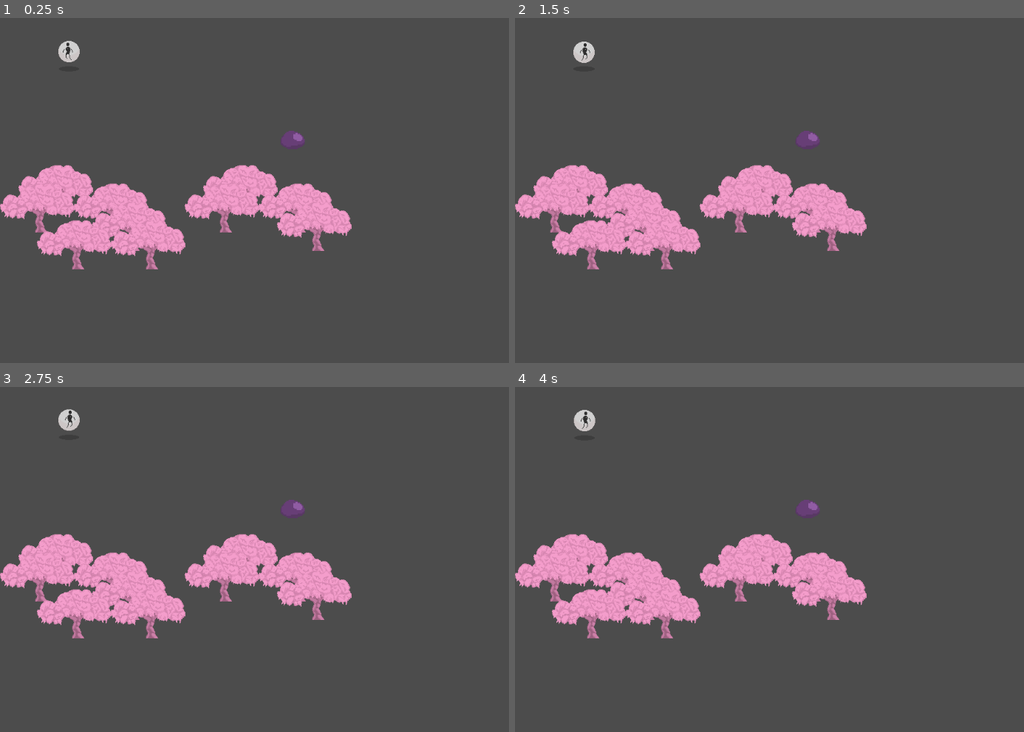
Above: before the commit, frames 1-4 (two rows, left to right).
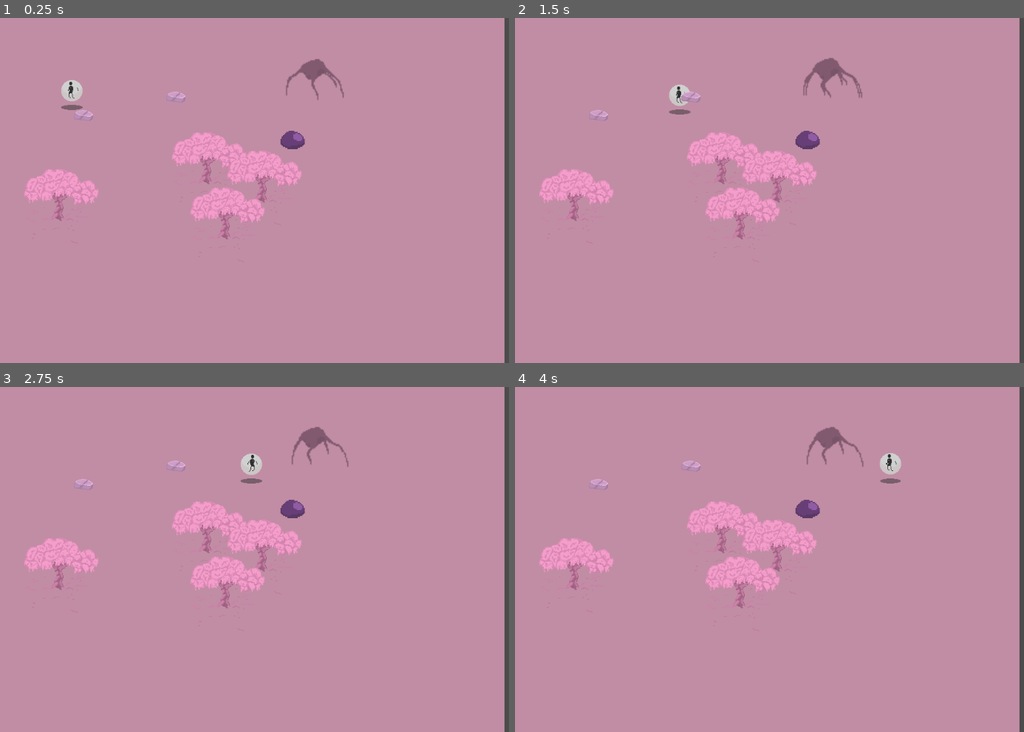
Above: after the commit, the same moments.

Repository: mercouriu/RosyHackathon
Game: Godot game, scene res://TestLocation222.tscn
Same seed, same stepped clock (60 frames per second), same inputs: the game is played once before the commit and once after it. This scene is started directly instead of the project's main scene.
Inputs:
- Up to frame 1 (0.25 s): no input
- Up to frame 2 (1.5 s): hold Right (ui_right) 0.53-1.28 s; hold Space (ui_probel, bound only after the commit) 0.53-1.28 s; tap Space (ui_probel, bound only after the commit) at 1.35 s
- Up to frame 3 (2.75 s): hold Right (ui_right) from 2.03 s (still down); hold Space (ui_probel, bound only after the commit) from 2.03 s (still down)
- Up to frame 4 (4 s): release Space (ui_probel, bound only after the commit) at 2.78 s; tap Space (ui_probel, bound only after the commit) at 2.85 s; release Right (ui_right) at 3.53 s; hold Space (ui_probel, bound only after the commit) from 3.53 s (still down)

The runs differ from the first frame. In frame 1, 96% of the frame differs, in the area x 0-100%, y 0-100%; in frame 2, 96%; in frame 3, 96%; in frame 4, 96%.
Error before the commit: Invalid type in function 'move_and_slide' in base 'KinematicBody2D (player.gd)'. Cannot convert argument 1 from int to Vector2. (res://player.gd:19)

Commit message:
Add files via upload

Diff:
--- a/Project/TestLocation.tscn
+++ b/Project/TestLocation.tscn
@@ -1,10 +1,16 @@
-[gd_scene load_steps=8 format=2]
+[gd_scene load_steps=15 format=2]
 
 [ext_resource path="res://player.gd" type="Script" id=1]
-[ext_resource path="res://sprite/Player/MA1.jpg.png" type="Texture" id=2]
-[ext_resource path="res://sprite/Player/MA2.jpg.png" type="Texture" id=3]
-[ext_resource path="res://sprite/Player/MA3.png" type="Texture" id=4]
-[ext_resource path="res://sprite/Player/MA4.png" type="Texture" id=5]
+[ext_resource path="res://sprite/Player/MA11.jpg.png" type="Texture" id=2]
+[ext_resource path="res://sprite/Player/MA22.png" type="Texture" id=3]
+[ext_resource path="res://sprite/Player/MA33.png" type="Texture" id=4]
+[ext_resource path="res://sprite/Player/MA44.png" type="Texture" id=5]
+[ext_resource path="res://sprite/Player/arms/fight/ManFight1.png" type="Texture" id=6]
+[ext_resource path="res://sprite/Player/arms/fight/ManFight2.png" type="Texture" id=7]
+[ext_resource path="res://sprite/Player/arms/fight/ManFight3.png" type="Texture" id=8]
+[ext_resource path="res://sprite/Player/arms/fight/ManFight4.png" type="Texture" id=9]
+[ext_resource path="res://sprite/Player/arms/ArmsStay2.png" type="Texture" id=10]
+[ext_resource path="res://sprite/Player/arms/ArmsStay.png" type="Texture" id=11]
 
 [sub_resource type="SpriteFrames" id=3]
 animations = [ {
@@ -19,8 +25,31 @@
 "speed": 5.0
 } ]
 
+[sub_resource type="SpriteFrames" id=5]
+animations = [ {
+"frames": [ ExtResource( 6 ), ExtResource( 7 ), ExtResource( 8 ), ExtResource( 9 ), ExtResource( 7 ) ],
+"loop": true,
+"name": "fight1",
+"speed": 5.0
+}, {
+"frames": [  ],
+"loop": true,
+"name": "fight2",
+"speed": 5.0
+}, {
+"frames": [ ExtResource( 10 ), ExtResource( 11 ), ExtResource( 11 ), ExtResource( 10 ), ExtResource( 11 ) ],
+"loop": true,
+"name": "run",
+"speed": 5.0
+}, {
+"frames": [ ExtResource( 11 ), ExtResource( 10 ) ],
+"loop": true,
+"name": "def",
+"speed": 5.0
+} ]
+
 [sub_resource type="CapsuleShape2D" id=4]
-radius = 5.20518
+radius = 6.45002
 height = 9.73192
 
 [node name="Node2D" type="Node2D"]
@@ -31,9 +60,16 @@
 
 [node name="Sprite" type="AnimatedSprite" parent="player"]
 frames = SubResource( 3 )
-animation = "run"
+animation = "idle"
+
+[node name="arms" type="AnimatedSprite" parent="player"]
+position = Vector2( 2.10331, -6.77525 )
+scale = Vector2( 1.03718, 1 )
+frames = SubResource( 5 )
+animation = "def"
+speed_scale = 0.5
 
 [node name="CollisionShape2D" type="CollisionShape2D" parent="player"]
-position = Vector2( -0.563286, 7.92339 )
+position = Vector2( -0.563286, 12.9234 )
 rotation = -1.5708
 shape = SubResource( 4 )
--- a/Project/TestLocation222.tscn
+++ b/Project/TestLocation222.tscn
@@ -1,18 +1,25 @@
-[gd_scene load_steps=5 format=2]
+[gd_scene load_steps=7 format=2]
 
-[ext_resource path="res://Enemy1.tscn" type="PackedScene" id=1]
-[ext_resource path="res://sprite/fon/tree/treetest2.tres" type="TileSet" id=2]
-[ext_resource path="res://TestLocation.tscn" type="PackedScene" id=3]
+[ext_resource path="res://sprite/fon/fon.png" type="Texture" id=1]
+[ext_resource path="res://Enemy1.tscn" type="PackedScene" id=2]
+[ext_resource path="res://sprite/fon/tree/treetest2.tres" type="TileSet" id=3]
+[ext_resource path="res://TestLocation.tscn" type="PackedScene" id=4]
+[ext_resource path="res://enemy2.tscn" type="PackedScene" id=5]
 
 [sub_resource type="RectangleShape2D" id=1]
 extents = Vector2( 27.7992, 398.643 )
 
 [node name="Node2D" type="Node2D"]
 
+[node name="fon" type="Sprite" parent="."]
+position = Vector2( 373.684, 146.316 )
+texture = ExtResource( 1 )
+
 [node name="StaticBody2D" type="StaticBody2D" parent="."]
+position = Vector2( -0.902496, -4.5125 )
 
 [node name="CollisionShape2D" type="CollisionShape2D" parent="StaticBody2D"]
-position = Vector2( 572.784, 201.267 )
+position = Vector2( 689.206, 203.072 )
 shape = SubResource( 1 )
 
 [node name="CollisionShape2D3" type="CollisionShape2D" parent="StaticBody2D"]
@@ -20,26 +27,31 @@
 shape = SubResource( 1 )
 
 [node name="CollisionShape2D2" type="CollisionShape2D" parent="StaticBody2D"]
-position = Vector2( 160.329, 415.012 )
+position = Vector2( 340.329, 446.012 )
 rotation = 1.5708
 shape = SubResource( 1 )
 
 [node name="CollisionShape2D4" type="CollisionShape2D" parent="StaticBody2D"]
-position = Vector2( 177.477, 11.1459 )
+position = Vector2( 348.477, 0.145935 )
 rotation = 1.5708
 shape = SubResource( 1 )
 
-[node name="Enemy1" parent="." instance=ExtResource( 1 )]
+[node name="Enemy1" parent="." instance=ExtResource( 2 )]
 position = Vector2( 483.065, 236.342 )
 
 [node name="tree" type="Sprite" parent="."]
 
 [node name="TileMap" type="TileMap" parent="tree"]
 mode = 1
-tile_set = ExtResource( 2 )
+tile_set = ExtResource( 3 )
+cell_tile_origin = 1
 cell_y_sort = true
 format = 1
-tile_data = PoolIntArray( -196596, 536870912, 0, -196595, 536870912, 0, -131062, 536870912, 0, -65526, 536870912, 0, 131079, 536870912, 0, 131080, 536870912, 0, 131081, 536870912, 0, 196613, 536870912, 0, 262149, 536870912, 0, 262151, 536870912, 0 )
+tile_data = PoolIntArray( -196601, 1, 0, -196598, 0, 0, -131064, 0, 0, -65526, 0, 0, 5, 1, 0, 196613, 0, 0 )
 
-[node name="Node2D2" parent="tree/TileMap" instance=ExtResource( 3 )]
-position = Vector2( 91.6657, 45.0343 )
+[node name="Node2D2" parent="tree/TileMap" instance=ExtResource( 4 )]
+position = Vector2( 96.0762, 111.928 )
+
+[node name="enemy2" parent="." instance=ExtResource( 5 )]
+position = Vector2( 541.149, 99.5148 )
+scale = Vector2( 1.99984, 1.97901 )
--- a/Project/Title.tscn
+++ b/Project/Title.tscn
@@ -1,20 +1,58 @@
-[gd_scene load_steps=2 format=2]
+[gd_scene load_steps=6 format=2]
 
-[ext_resource path="res://sprite/fon/trees.png" type="Texture" id=1]
+[ext_resource path="res://sprite/fon/objectPNG/stone1.png" type="Texture" id=1]
+[ext_resource path="res://sprite/fon/objectPNG/stone2.png" type="Texture" id=2]
+[ext_resource path="res://sprite/fon/trees.png" type="Texture" id=3]
+
+[sub_resource type="AtlasTexture" id=6]
+atlas = ExtResource( 1 )
+region = Rect2( 5, 54, 33, 19 )
+
+[sub_resource type="AtlasTexture" id=10]
+atlas = ExtResource( 2 )
+region = Rect2( 61, 26, 33, 44 )
 
 [node name="Node2D" type="Node2D"]
 
+[node name="stone1" type="Sprite" parent="."]
+position = Vector2( 222.157, 63.8796 )
+scale = Vector2( 1, 1 )
+texture = SubResource( 6 )
+region_enabled = true
+region_rect = Rect2( 0, 0, 100, 100 )
+region_filter_clip = true
+
+[node name="StaticBody2D" type="StaticBody2D" parent="stone1"]
+position = Vector2( -32.7951, -38.553 )
+
+[node name="CollisionPolygon2D" type="CollisionPolygon2D" parent="stone1/StaticBody2D"]
+position = Vector2( -0.751022, -2.05977 )
+scale = Vector2( 1.92, 1 )
+polygon = PoolVector2Array( 7.95603, 7.32565, 6.01173, 9.3053, 2.27042, 9.58811, 2.27042, 8.57, -2.78045, 8.29918, -7.66498, 7.4466, -8.62945, 4.83693, -8.24648, 2.2351, -2.9379, 1.81025, -0.965668, 2.75693, 1.74616, 2.28359, 5.52628, 3.7036, 8.51575, 3.7057, 8.54521, 5.11974 )
+
+[node name="Sprite" type="Sprite" parent="."]
+position = Vector2( 221.891, 99.4424 )
+texture = SubResource( 10 )
+region_enabled = true
+region_rect = Rect2( 0, 0, 100, 100 )
+
+[node name="StaticBody2D" type="StaticBody2D" parent="Sprite"]
+position = Vector2( -33.5641, -27.739 )
+
+[node name="CollisionPolygon2D" type="CollisionPolygon2D" parent="Sprite/StaticBody2D"]
+scale = Vector2( -1.77245, 2.28526 )
+polygon = PoolVector2Array( -7.84998, 7.55196, -8.53542, 8.08359, -8.901, 8.43801, -8.39834, 9.00509, -7.84998, 9.53672, -0.858398, 9.57216, -0.675613, 9.11142, 3.1172, 9.14686, 4.25961, 8.68611, 9.37762, 8.68611, 9.10345, 8.04815, 8.44914, 7.57397, 7.00471, 7.31344, 3.37687, 7.28739, -1.3259, 7.28739, -4.31551, 7.60003 )
+
 [node name="trees" type="Sprite" parent="."]
-position = Vector2( 5.55609, 3.30903 )
-texture = ExtResource( 1 )
+position = Vector2( 1.4052, 1.79961 )
+texture = ExtResource( 3 )
 centered = false
-region_enabled = true
-region_rect = Rect2( 10, 7, 129, 85 )
+region_rect = Rect2( 10, 7, 129, 139 )
 
 [node name="StaticBody2D" type="StaticBody2D" parent="trees"]
 position = Vector2( 67.7718, 79.3509 )
 
 [node name="CollisionPolygon2D" type="CollisionPolygon2D" parent="trees/StaticBody2D"]
-position = Vector2( -9.18337, -0.869946 )
+position = Vector2( 0.287735, 8.34243 )
 scale = Vector2( 1.27774, 0.87739 )
-polygon = PoolVector2Array( -5.48453, -1.39746, -9.06277, 7.35652, 0.808395, 7.26705, 7.33015, 7.26706, 6.41482, 1.6851, 4.64136, -2.23059 )
+polygon = PoolVector2Array( -5.48453, -1.39746, -10.0845, 9.05736, -4.92486, 7.66589, -3.01389, 5.43952, 0.808395, 7.26705, 3.88618, 9.34005, 4.91663, 6.831, 9.02522, 7.38759, 7.97418, 1.8217, 6.25431, -1.65699 )
--- /dev/null
+++ b/Project/enemy2.gd
@@ -0,0 +1,5 @@
+extends KinematicBody2D
+
+
+func _ready():
+	$fourleg.play("move")
--- /dev/null
+++ b/Project/enemy2.tscn
@@ -0,0 +1,43 @@
+[gd_scene load_steps=14 format=2]
+
+[ext_resource path="res://enemy2.gd" type="Script" id=1]
+[ext_resource path="res://sprite/enemy/fourleggedStay.png" type="Texture" id=2]
+[ext_resource path="res://sprite/enemy/fourleggedM1.png" type="Texture" id=3]
+[ext_resource path="res://sprite/enemy/fourleggedM2.png" type="Texture" id=4]
+[ext_resource path="res://sprite/enemy/fourleggedM3.png" type="Texture" id=5]
+[ext_resource path="res://sprite/enemy/fourleggedM4.png" type="Texture" id=6]
+[ext_resource path="res://sprite/enemy/fourleggedM5.png" type="Texture" id=7]
+[ext_resource path="res://sprite/enemy/fourleggedM6.png" type="Texture" id=8]
+[ext_resource path="res://sprite/enemy/fourleggedM7.png" type="Texture" id=9]
+[ext_resource path="res://sprite/enemy/fourleggedM8.png" type="Texture" id=10]
+[ext_resource path="res://sprite/enemy/fourleggedM9.png" type="Texture" id=11]
+
+[sub_resource type="SpriteFrames" id=1]
+animations = [ {
+"frames": [ ExtResource( 2 ) ],
+"loop": true,
+"name": "def",
+"speed": 5.0
+}, {
+"frames": [ ExtResource( 3 ), ExtResource( 4 ), ExtResource( 5 ), ExtResource( 6 ), ExtResource( 7 ), ExtResource( 8 ), ExtResource( 9 ), ExtResource( 10 ), ExtResource( 11 ) ],
+"loop": true,
+"name": "move",
+"speed": 15.0
+} ]
+
+[sub_resource type="CircleShape2D" id=2]
+radius = 13.19
+
+[node name="enemy2" type="KinematicBody2D"]
+position = Vector2( 152.77, 81.0754 )
+scale = Vector2( 2.57901, 2.57901 )
+script = ExtResource( 1 )
+
+[node name="fourleg" type="AnimatedSprite" parent="."]
+position = Vector2( 0.225441, 0.835239 )
+frames = SubResource( 1 )
+animation = "def"
+
+[node name="CollisionShape2D" type="CollisionShape2D" parent="."]
+position = Vector2( 2.76774, -2.15918 )
+shape = SubResource( 2 )
--- a/Project/player.gd
+++ b/Project/player.gd
@@ -14,17 +14,25 @@
 	else:
 		velocity.x = 0
 		velocity.y = 0
-	if velocity.x >10 or velocity.y >10:
-		velocity=SPEED-1
 	velocity=move_and_slide(velocity)
+	if Input.is_action_pressed("ui_probel"):
+		$arms.play("fight1")
+
 	animate()
+
 func animate():
 	var anim = "idle"
+	var arma = "def"
 	if velocity.x != 0 or velocity.y !=0:
 		anim="run"
-	if velocity.x > 0 or velocity.y > 0:
+		arma="run"
+	if velocity.x > 0:
 		$Sprite.flip_h=false
+		$arms.flip_h=false
 	else:
 		$Sprite.flip_h=true
+		$arms.flip_h=true
 	if $Sprite.animation != anim:
 		$Sprite.play(anim)
+	if $arms.animation != arma:
+		$arms.play(arma)
--- a/Project/project.godot
+++ b/Project/project.godot
@@ -52,6 +52,11 @@
 , Object(InputEventKey,"resource_local_to_scene":false,"resource_name":"","device":0,"alt":false,"shift":false,"control":false,"meta":false,"command":false,"pressed":false,"scancode":16777233,"unicode":0,"echo":false,"script":null)
  ]
 }
+ui_probel={
+"deadzone": 0.5,
+"events": [ Object(InputEventKey,"resource_local_to_scene":false,"resource_name":"","device":0,"alt":false,"shift":false,"control":false,"meta":false,"command":false,"pressed":false,"scancode":32,"unicode":0,"echo":false,"script":null)
+ ]
+}
 
 [rendering]
 
--- a/Project/sprite/fon/tree/treetest.tres
+++ b/Project/sprite/fon/tree/treetest.tres
@@ -1,12 +1,40 @@
-[gd_resource type="TileSet" load_steps=4 format=2]
+[gd_resource type="TileSet" load_steps=14 format=2]
 
 [ext_resource path="res://sprite/fon/trees.png" type="Texture" id=1]
+[ext_resource path="res://sprite/fon/objectPNG/stone1.png" type="Texture" id=2]
+[ext_resource path="res://sprite/fon/objectPNG/stone2.png" type="Texture" id=3]
 
 [sub_resource type="ConvexPolygonShape2D" id=1]
 points = PoolVector2Array( 0.808395, 7.26705, -9.06277, 7.35652, -5.48453, -1.39746, 4.64136, -2.23059, 6.41482, 1.6851 )
 
 [sub_resource type="ConvexPolygonShape2D" id=2]
 points = PoolVector2Array( 0.808395, 7.26705, 6.41482, 1.6851, 7.33015, 7.26706 )
+
+[sub_resource type="ConvexPolygonShape2D" id=3]
+points = PoolVector2Array( 8.54521, 5.11974, 7.95603, 7.32565, 6.01173, 9.3053, 2.27042, 9.58811, 2.27042, 8.57, 5.52628, 3.7036, 8.51575, 3.7057 )
+
+[sub_resource type="ConvexPolygonShape2D" id=4]
+points = PoolVector2Array( 1.74616, 2.28359, 5.52628, 3.7036, 2.27042, 8.57, -2.78045, 8.29918, -0.965668, 2.75693 )
+
+[sub_resource type="ConvexPolygonShape2D" id=5]
+points = PoolVector2Array( -8.24648, 2.2351, -2.9379, 1.81025, -0.965668, 2.75693, -2.78045, 8.29918, -7.66498, 7.4466, -8.62945, 4.83693 )
+
+[sub_resource type="AtlasTexture" id=6]
+atlas = ExtResource( 2 )
+region = Rect2( 5, 54, 33, 19 )
+
+[sub_resource type="ConvexPolygonShape2D" id=7]
+points = PoolVector2Array( 7.00471, 7.31344, 8.44914, 7.57397, 9.10345, 8.04815, 9.37762, 8.68611, 4.25961, 8.68611, 3.37687, 7.28739 )
+
+[sub_resource type="ConvexPolygonShape2D" id=8]
+points = PoolVector2Array( -1.3259, 7.28739, 3.37687, 7.28739, 4.25961, 8.68611, 3.1172, 9.14686, -0.675613, 9.11142, -4.31551, 7.60003 )
+
+[sub_resource type="ConvexPolygonShape2D" id=9]
+points = PoolVector2Array( -0.858398, 9.57216, -7.84998, 9.53672, -8.39834, 9.00509, -8.901, 8.43801, -8.53542, 8.08359, -7.84998, 7.55196, -4.31551, 7.60003, -0.675613, 9.11142 )
+
+[sub_resource type="AtlasTexture" id=10]
+atlas = ExtResource( 3 )
+region = Rect2( 61, 26, 33, 44 )
 
 [resource]
 0/name = "trees"
@@ -31,3 +59,59 @@
 "shape_transform": Transform2D( 1.27774, 0, 0, 0.87739, 58.5884, 78.4809 )
 } ]
 0/z_index = 0
+1/name = "stone1"
+1/texture = SubResource( 6 )
+1/tex_offset = Vector2( 0, 0 )
+1/modulate = Color( 1, 1, 1, 1 )
+1/region = Rect2( 0, 0, 33, 19 )
+1/tile_mode = 0
+1/occluder_offset = Vector2( 16.5, 9.5 )
+1/navigation_offset = Vector2( 16.5, 9.5 )
+1/shapes = [ {
+"autotile_coord": Vector2( 0, 0 ),
+"one_way": false,
+"one_way_margin": 1.0,
+"shape": SubResource( 3 ),
+"shape_transform": Transform2D( 1.92, 0, 0, 1, 16.5, 9.5 )
+}, {
+"autotile_coord": Vector2( 0, 0 ),
+"one_way": false,
+"one_way_margin": 1.0,
+"shape": SubResource( 4 ),
+"shape_transform": Transform2D( 1.92, 0, 0, 1, 16.5, 9.5 )
+}, {
+"autotile_coord": Vector2( 0, 0 ),
+"one_way": false,
+"one_way_margin": 1.0,
+"shape": SubResource( 5 ),
+"shape_transform": Transform2D( 1.92, 0, 0, 1, 16.5, 9.5 )
+} ]
+1/z_index = 0
+2/name = "Sprite"
+2/texture = SubResource( 10 )
+2/tex_offset = Vector2( 0, 0 )
+2/modulate = Color( 1, 1, 1, 1 )
+2/region = Rect2( 0, 0, 33, 44 )
+2/tile_mode = 0
+2/occluder_offset = Vector2( 16.5, 22 )
+2/navigation_offset = Vector2( 16.5, 22 )
+2/shapes = [ {
+"autotile_coord": Vector2( 0, 0 ),
+"one_way": false,
+"one_way_margin": 1.0,
+"shape": SubResource( 7 ),
+"shape_transform": Transform2D( -1.77245, 0, 0, 2.28526, 16.5, 22 )
+}, {
+"autotile_coord": Vector2( 0, 0 ),
+"one_way": false,
+"one_way_margin": 1.0,
+"shape": SubResource( 8 ),
+"shape_transform": Transform2D( -1.77245, 0, 0, 2.28526, 16.5, 22 )
+}, {
+"autotile_coord": Vector2( 0, 0 ),
+"one_way": false,
+"one_way_margin": 1.0,
+"shape": SubResource( 9 ),
+"shape_transform": Transform2D( -1.77245, 0, 0, 2.28526, 16.5, 22 )
+} ]
+2/z_index = 0
--- a/Project/sprite/fon/tree/treetest2.tres
+++ b/Project/sprite/fon/tree/treetest2.tres
@@ -1,19 +1,53 @@
-[gd_resource type="TileSet" load_steps=4 format=2]
+[gd_resource type="TileSet" load_steps=16 format=2]
 
 [ext_resource path="res://sprite/fon/trees.png" type="Texture" id=1]
+[ext_resource path="res://sprite/fon/objectPNG/stone1.png" type="Texture" id=2]
+[ext_resource path="res://sprite/fon/objectPNG/stone2.png" type="Texture" id=3]
 
-[sub_resource type="ConvexPolygonShape2D" id=1]
-points = PoolVector2Array( 0.808395, 7.26705, -9.06277, 7.35652, -5.48453, -1.39746, 4.64136, -2.23059, 6.41482, 1.6851 )
+[sub_resource type="ConvexPolygonShape2D" id=11]
+points = PoolVector2Array( -4.92486, 7.66589, -10.0845, 9.05736, -5.48453, -1.39746, -3.01389, 5.43952 )
 
-[sub_resource type="ConvexPolygonShape2D" id=2]
-points = PoolVector2Array( 0.808395, 7.26705, 6.41482, 1.6851, 7.33015, 7.26706 )
+[sub_resource type="ConvexPolygonShape2D" id=12]
+points = PoolVector2Array( 0.808395, 7.26705, -3.01389, 5.43952, -5.48453, -1.39746, 6.25431, -1.65699, 7.97418, 1.8217, 4.91663, 6.831 )
+
+[sub_resource type="ConvexPolygonShape2D" id=13]
+points = PoolVector2Array( 7.97418, 1.8217, 9.02522, 7.38759, 4.91663, 6.831 )
+
+[sub_resource type="ConvexPolygonShape2D" id=14]
+points = PoolVector2Array( 0.808395, 7.26705, 4.91663, 6.831, 3.88618, 9.34005 )
+
+[sub_resource type="ConvexPolygonShape2D" id=3]
+points = PoolVector2Array( 8.54521, 5.11974, 7.95603, 7.32565, 6.01173, 9.3053, 2.27042, 9.58811, 2.27042, 8.57, 5.52628, 3.7036, 8.51575, 3.7057 )
+
+[sub_resource type="ConvexPolygonShape2D" id=4]
+points = PoolVector2Array( 1.74616, 2.28359, 5.52628, 3.7036, 2.27042, 8.57, -2.78045, 8.29918, -0.965668, 2.75693 )
+
+[sub_resource type="ConvexPolygonShape2D" id=5]
+points = PoolVector2Array( -8.24648, 2.2351, -2.9379, 1.81025, -0.965668, 2.75693, -2.78045, 8.29918, -7.66498, 7.4466, -8.62945, 4.83693 )
+
+[sub_resource type="AtlasTexture" id=6]
+atlas = ExtResource( 2 )
+region = Rect2( 5, 54, 33, 19 )
+
+[sub_resource type="ConvexPolygonShape2D" id=7]
+points = PoolVector2Array( 7.00471, 7.31344, 8.44914, 7.57397, 9.10345, 8.04815, 9.37762, 8.68611, 4.25961, 8.68611, 3.37687, 7.28739 )
+
+[sub_resource type="ConvexPolygonShape2D" id=8]
+points = PoolVector2Array( -1.3259, 7.28739, 3.37687, 7.28739, 4.25961, 8.68611, 3.1172, 9.14686, -0.675613, 9.11142, -4.31551, 7.60003 )
+
+[sub_resource type="ConvexPolygonShape2D" id=9]
+points = PoolVector2Array( -0.858398, 9.57216, -7.84998, 9.53672, -8.39834, 9.00509, -8.901, 8.43801, -8.53542, 8.08359, -7.84998, 7.55196, -4.31551, 7.60003, -0.675613, 9.11142 )
+
+[sub_resource type="AtlasTexture" id=10]
+atlas = ExtResource( 3 )
+region = Rect2( 61, 26, 33, 44 )
 
 [resource]
 0/name = "trees"
 0/texture = ExtResource( 1 )
 0/tex_offset = Vector2( 0, 0 )
 0/modulate = Color( 1, 1, 1, 1 )
-0/region = Rect2( 10, 7, 129, 85 )
+0/region = Rect2( 0, 0, 150, 156 )
 0/tile_mode = 0
 0/occluder_offset = Vector2( 0, 0 )
 0/navigation_offset = Vector2( 0, 0 )
@@ -21,13 +55,81 @@
 "autotile_coord": Vector2( 0, 0 ),
 "one_way": false,
 "one_way_margin": 1.0,
-"shape": SubResource( 1 ),
-"shape_transform": Transform2D( 1.27774, 0, 0, 0.87739, 58.5884, 78.4809 )
+"shape": SubResource( 11 ),
+"shape_transform": Transform2D( 1.27774, 0, 0, 0.87739, 68.0595, 87.6933 )
 }, {
 "autotile_coord": Vector2( 0, 0 ),
 "one_way": false,
 "one_way_margin": 1.0,
-"shape": SubResource( 2 ),
-"shape_transform": Transform2D( 1.27774, 0, 0, 0.87739, 58.5884, 78.4809 )
+"shape": SubResource( 12 ),
+"shape_transform": Transform2D( 1.27774, 0, 0, 0.87739, 68.0595, 87.6933 )
+}, {
+"autotile_coord": Vector2( 0, 0 ),
+"one_way": false,
+"one_way_margin": 1.0,
+"shape": SubResource( 13 ),
+"shape_transform": Transform2D( 1.27774, 0, 0, 0.87739, 68.0595, 87.6933 )
+}, {
+"autotile_coord": Vector2( 0, 0 ),
+"one_way": false,
+"one_way_margin": 1.0,
+"shape": SubResource( 14 ),
+"shape_transform": Transform2D( 1.27774, 0, 0, 0.87739, 68.0595, 87.6933 )
 } ]
 0/z_index = 0
+1/name = "stone1"
+1/texture = SubResource( 6 )
+1/tex_offset = Vector2( 0, 0 )
+1/modulate = Color( 1, 1, 1, 1 )
+1/region = Rect2( 0, 0, 100, 100 )
+1/tile_mode = 0
+1/occluder_offset = Vector2( 50, 50 )
+1/navigation_offset = Vector2( 50, 50 )
+1/shapes = [ {
+"autotile_coord": Vector2( 0, 0 ),
+"one_way": false,
+"one_way_margin": 1.0,
+"shape": SubResource( 3 ),
+"shape_transform": Transform2D( 1.92, 0, 0, 1, 16.4539, 9.38725 )
+}, {
+"autotile_coord": Vector2( 0, 0 ),
+"one_way": false,
+"one_way_margin": 1.0,
+"shape": SubResource( 4 ),
+"shape_transform": Transform2D( 1.92, 0, 0, 1, 16.4539, 9.38725 )
+}, {
+"autotile_coord": Vector2( 0, 0 ),
+"one_way": false,
+"one_way_margin": 1.0,
+"shape": SubResource( 5 ),
+"shape_transform": Transform2D( 1.92, 0, 0, 1, 16.4539, 9.38725 )
+} ]
+1/z_index = 0
+2/name = "Sprite"
+2/texture = SubResource( 10 )
+2/tex_offset = Vector2( 0, 0 )
+2/modulate = Color( 1, 1, 1, 1 )
+2/region = Rect2( 0, 0, 100, 100 )
+2/tile_mode = 0
+2/occluder_offset = Vector2( 50, 50 )
+2/navigation_offset = Vector2( 50, 50 )
+2/shapes = [ {
+"autotile_coord": Vector2( 0, 0 ),
+"one_way": false,
+"one_way_margin": 1.0,
+"shape": SubResource( 7 ),
+"shape_transform": Transform2D( -1.77245, 0, 0, 2.28526, 16.4359, 22.261 )
+}, {
+"autotile_coord": Vector2( 0, 0 ),
+"one_way": false,
+"one_way_margin": 1.0,
+"shape": SubResource( 8 ),
+"shape_transform": Transform2D( -1.77245, 0, 0, 2.28526, 16.4359, 22.261 )
+}, {
+"autotile_coord": Vector2( 0, 0 ),
+"one_way": false,
+"one_way_margin": 1.0,
+"shape": SubResource( 9 ),
+"shape_transform": Transform2D( -1.77245, 0, 0, 2.28526, 16.4359, 22.261 )
+} ]
+2/z_index = 0
Binary file added: Project/sprite/Player/MA11.jpg.png
Not shown, added: Project/sprite/Player/MA11.jpg.png.import
Binary file added: Project/sprite/Player/MA22.png
Not shown, added: Project/sprite/Player/MA22.png.import
Binary file added: Project/sprite/Player/MA33.png
Not shown, added: Project/sprite/Player/MA33.png.import
Binary file added: Project/sprite/Player/MA44.png
Not shown, added: Project/sprite/Player/MA44.png.import
Binary file added: Project/sprite/Player/ManSpriteRun.png
Not shown, added: Project/sprite/Player/ManSpriteRun.png.import
Binary file added: Project/sprite/Player/arms/ArmsStay.png
Not shown, added: Project/sprite/Player/arms/ArmsStay.png.import
(and 37 more such lines)
